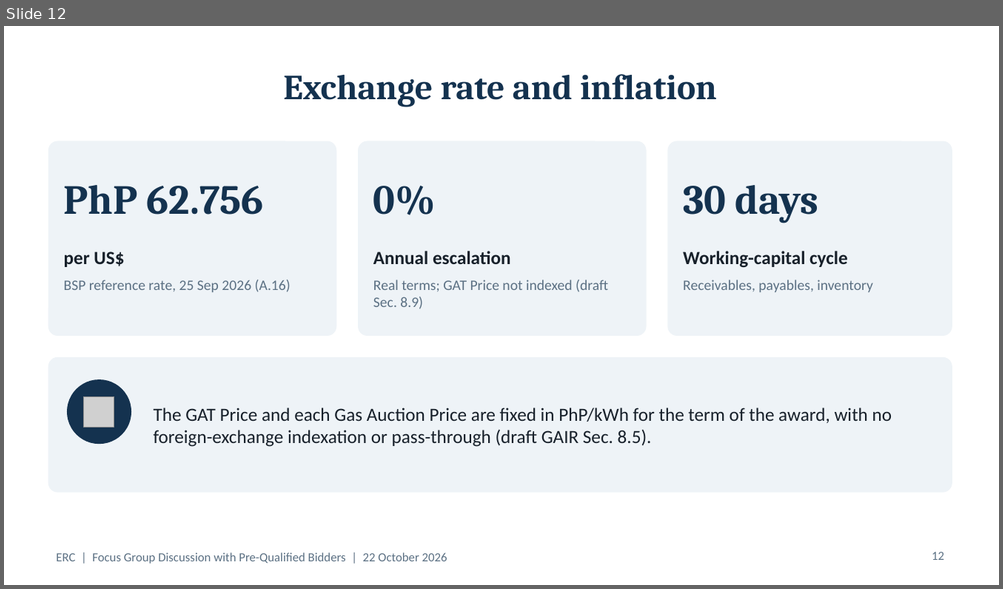
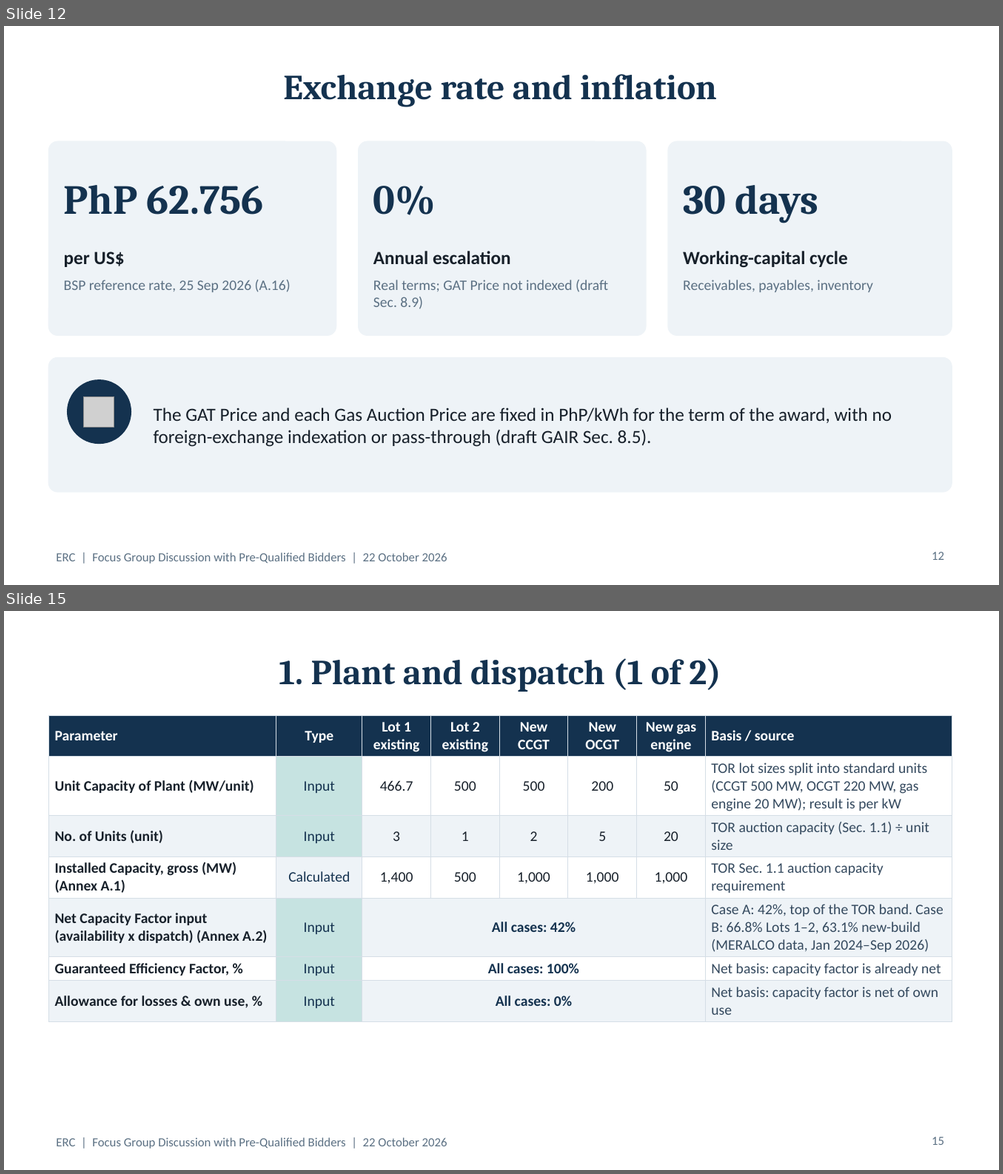
Before and after one commit to polyphase123/Midmerit, a slide deck: ERC_FGD_Model_Assumptions.pptx. Shown one above the other, each under a label of ours: slide 12 before the commit, slides 12 and 15 after it; the slides between them are not shown. The pictures are 1003x589 and 1003x1174 pixels, drawn with LibreOffice and Linux fonts; fonts in the diff are those of the drawing; grey boxes stand for pictures. Boxes give left, top, right and bottom in pixels: in the first picture for what was removed or moved away, otherwise in the second. Text is boxed around its words. In the diff, an @@ line names an element or a change of style, - is before the commit and + after.

```diff
--- a/ERC_FGD_Model_Assumptions.pptx
+++ b/ERC_FGD_Model_Assumptions.pptx
@@ slide 15 added at [4, 611, 999, 1170], background #FFFFFF; not listed: 1 template element that a slide beside it also shows @@
@@ title added at [279, 658, 720, 692], 34 pt, text #14324F, bold @@
+1. Plant and dispatch (1 of 2)
@@ table added at [48, 715, 951, 1018], 7 rows, 8 columns @@
+Parameter | Type | Lot 1 existing | Lot 2 existing | New CCGT | New OCGT | New gas engine | Basis / source
+Unit Capacity of Plant (MW/unit) | Input | 466.7 | 500 | 500 | 200 | 50 | TOR lot sizes split into standard units (CCGT 500 MW, OCGT 220 MW, gas engine 20 MW); result is per kW
+No. of Units (unit) | Input | 3 | 1 | 2 | 5 | 20 | TOR auction capacity (Sec. 1.1) ÷ unit size
+Installed Capacity, gross (MW) (Annex A.1) | Calculated | 1,400 | 500 | 1,000 | 1,000 | 1,000 | TOR Sec. 1.1 auction capacity requirement
+Net Capacity Factor input (availability x dispatch) (Annex A.2) | Input | All cases: 42% |  |  |  |  | Case A: 42%, top of the TOR band. Case B: 66.8% Lots 1–2, 63.1% new-build (MERALCO data, Jan 2024–Sep 2026)
+Guaranteed Efficiency Factor, % | Input | All cases: 100% |  |  |  |  | Net basis: capacity factor is already net
+Allowance for losses & own use, % | Input | All cases: 0% |  |  |  |  | Net basis: capacity factor is net of own use
@@ page number added at [931, 1137, 944, 1145], 12 pt, text #5B7083 @@
+15
```
Also in this commit, not shown: 18 other slides added.
